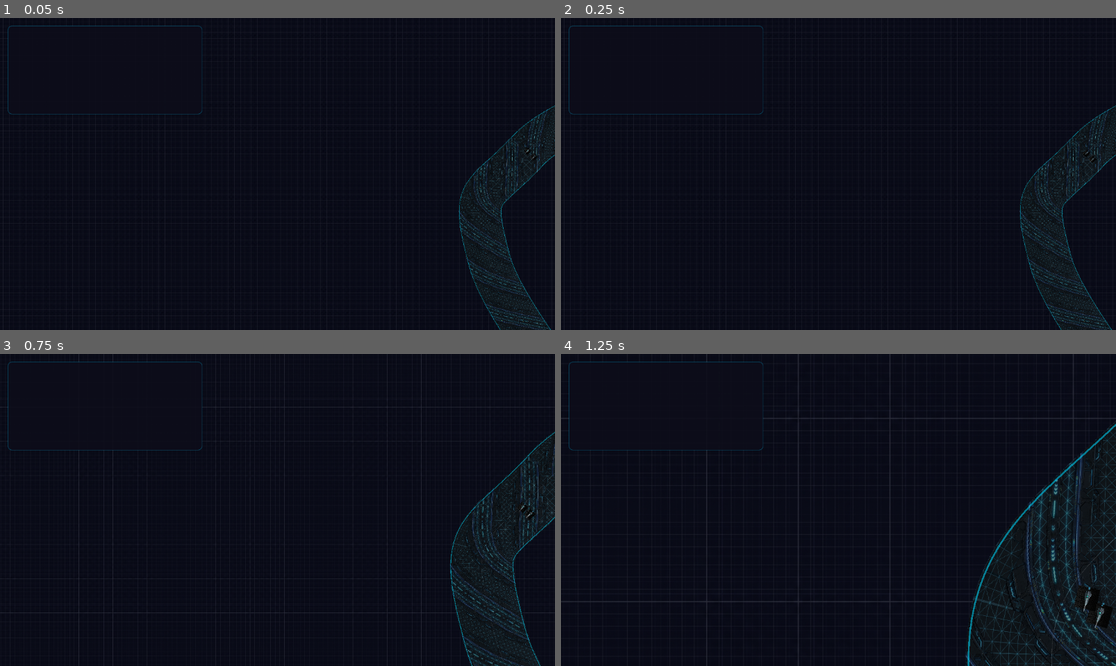
Above: before the commit, frames 1-4 (two rows, left to right).
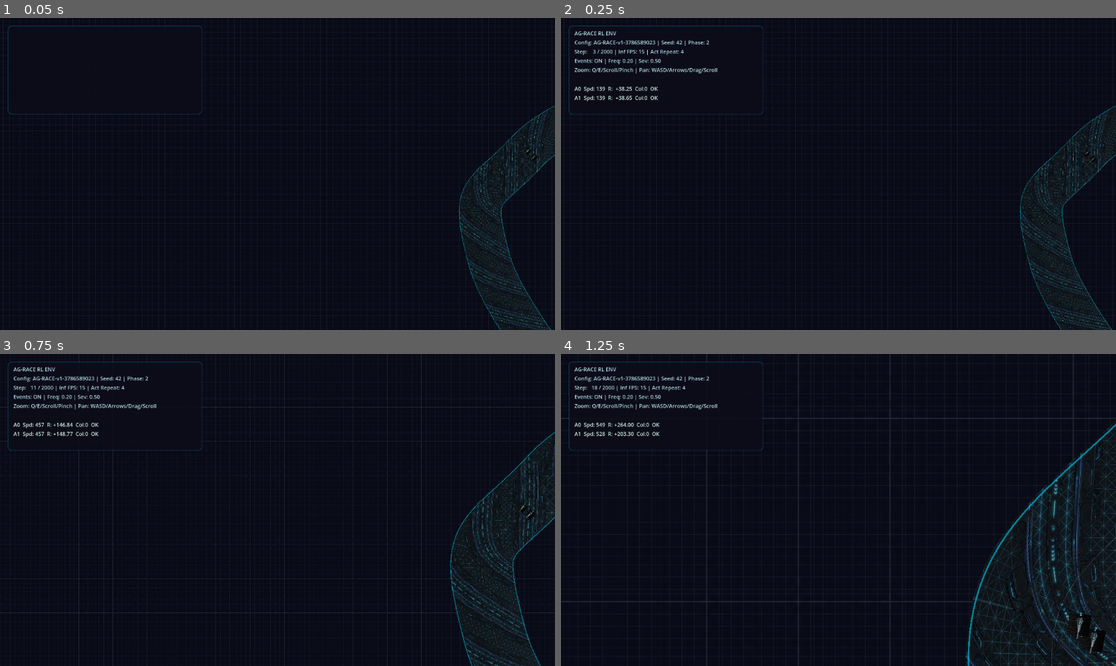
Above: after the commit, the same moments.

Repository: juanmanuelpriet/Jackpot-Jockeys
Game: Godot game, scene res://scenes/Race2D.tscn
Same seed, same stepped clock (60 frames per second), same inputs: the game is played once before the commit and once after it.
Inputs (mouse positions are in pixels of both pictures, inside the frame that each line leads up to):
- Up to frame 1 (0.05 s): no input
- Up to frame 2 (0.25 s): no input
- Up to frame 3 (0.75 s): tap Enter at 0.5 s; move the mouse to (399, 494) at 0.52 s; hold D from 0.53 s (still down); hold E from 0.53 s (still down); click (399, 494) at 0.67 s
- Up to frame 4 (1.25 s): keep holding D; keep holding E

Frame 1 is identical in both runs. In frame 2, 1.0% of the frame differs, in the area x 1-37%, y 4-31%; in frame 3, 1.0%; in frame 4, 1.5%, in the area x 1-100%, y 4-96%.
Error before the commit: Invalid call. Nonexistent function 'get_wall_collision_count_this_frame' in base 'CharacterBody2D (Vehicle)'. (res://scenes/Race2D.gd:369)

Commit message:
feat: implement push physics and boost progress rewards

Diff:
--- a/hipodromo/agents/Vehicle.gd
+++ b/hipodromo/agents/Vehicle.gd
@@ -26,6 +26,7 @@
 var stun_timer: float = 0.0
 var drift_impairment: float = 1.0
 var _collisions_this_frame: int = 0
+var _wall_collisions_this_frame: int = 0
 var is_dead: bool = false
 
 # --- Visual nodes (resolved in _ready) ---
@@ -52,6 +53,7 @@
 			stun_timer = 0.0
 
 	_collisions_this_frame = 0
+	_wall_collisions_this_frame = 0
 
 	if abs(steer) > 0.01:
 		# 4. Dirección: steer produce cambio de heading proporcional a velocidad.
@@ -112,16 +114,28 @@
 	velocity = forward_dir * velocity_forward + right_dir * velocity_lateral
 	move_and_slide()
 
-	# Handle Collisions (Bounce)
+	# Handle Collisions (Bounce & Push)
 	for i in get_slide_collision_count():
 		var col = get_slide_collision(i)
+		var collider = col.get_collider()
 		var n = col.get_normal()
-		# Reflect velocity visually/physically in global space
-		velocity = velocity.bounce(n) * 0.5
+
+		_collisions_this_frame += 1
+
+		if collider is Vehicle:
+			# Agent-to-agent: high elasticity (0.9) to "push" them
+			velocity = velocity.bounce(n) * 0.9
+			# Apply physical impulse to the other vehicle
+			var push_force = (forward_dir * velocity_forward).length() * 0.3
+			collider.apply_disturbance(-n * push_force)
+		else:
+			# Wall/Obstacle: low elasticity (0.5), triggers death in Race2D
+			velocity = velocity.bounce(n) * 0.5
+			_wall_collisions_this_frame += 1
+
 		# Re-project to internal local velocities
 		velocity_forward = velocity.dot(forward_dir)
 		velocity_lateral = velocity.dot(right_dir)
-		_collisions_this_frame += 1
 		break
 
 	# --- Visual feedback (purely cosmetic, no physics impact) ---
@@ -243,6 +257,10 @@
 func get_collision_count_this_frame() -> int:
 	return _collisions_this_frame
 
+## Number of wall/track collisions detected this physics frame.
+func get_wall_collision_count_this_frame() -> int:
+	return _wall_collisions_this_frame
+
 func die():
 	is_dead = true
 	throttle = 0.0
--- a/hipodromo/scripts/RewardManager.gd
+++ b/hipodromo/scripts/RewardManager.gd
@@ -2,7 +2,7 @@
 class_name RewardManager
 
 # Configurable reward weights (can be tuned per curriculum phase via set_weights)
-@export var w_progress: float = 2.0
+@export var w_progress: float = 5.0
 @export var w_reverse: float = 1.5       ## Multiplier on w_progress when going backward
 @export var w_off_track: float = -0.5
 @export var w_stuck: float = -1.0
Not shown, changed: hipodromo/math/training_math.pdf
Not shown, changed: hipodromo/math/training_math.tex
Not shown, changed: hipodromo/training/models/policy_network.py
